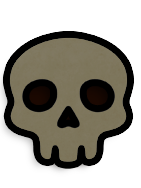
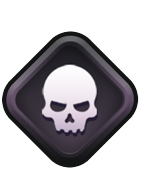
Comparing the layer stacks of the two 141px x 188px images. Changes:
added layer "Lager 5" above "Lager 4" over (2, 31, 139, 168)
hid "Lager 4" over (9, 37, 128, 162)
hid "Lager 3" over (2, 55, 136, 175)